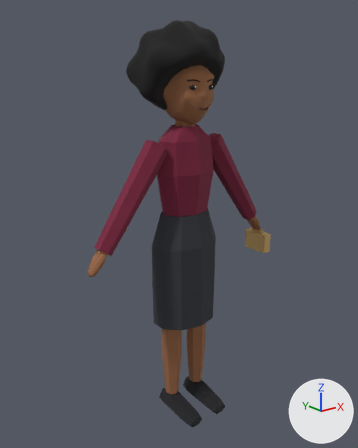
Two versions of the glTF model apps/client/public/assets/shared/chr/chr_ngozi.glb, one commit apart.
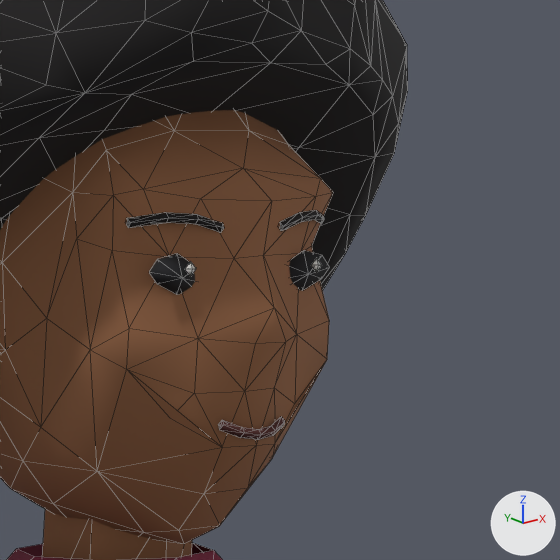
Old and new are each drawn whole from a 50 mm camera at (-1.394, -1.713, 0.721) aimed at (-0.01, 0.016, 0.029) and again close up on the part from 47% to 69% of the width and 11% to 28% of the height. The axes (+X, +Y, +Z) are drawn at lower right. The lights are the same throughout. The older version's two pictures come first. The close-ups show mesh edges as thin lines. Vertices at exactly the same position are counted once.

Names of what the first close-up shows: 'body'.
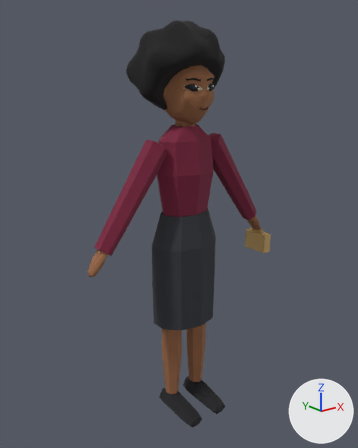
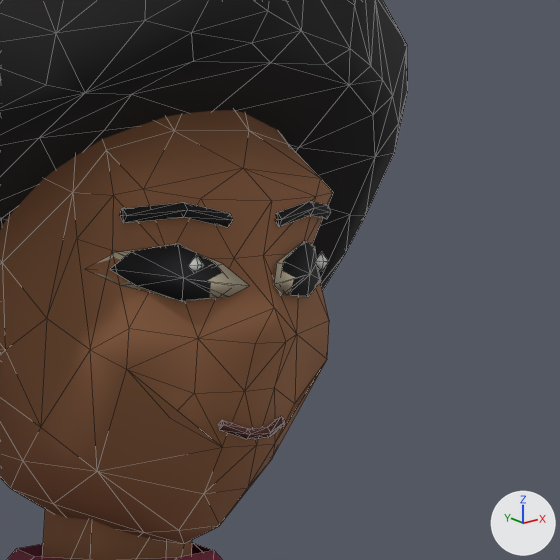
Patch to the scene script:
```diff
--- a/apps/client/public/assets/shared/chr/chr_ngozi.glb.py
+++ b/apps/client/public/assets/shared/chr/chr_ngozi.glb.py
@@ me_body @@
 # used by ob_body; location = (0.0, 0.0, 0.0)
-me_body.from_pydata(...)  # 911 vertices, 1672 faces; spans x -0.51..0.51, y -0.23..0.22, z -0.91..0.91
+me_body.from_pydata(...)  # 919 vertices, 1680 faces; spans x -0.51..0.51, y -0.23..0.22, z -0.91..0.91
+# me_body part 1: the loose piece of 10 vertices spanning x 0.01..0.05, y -0.14..-0.13, z 0.64..0.66 is copied, and the copy is multiplied about its middle by the matrix ((1.447, -0.704, -0.045), (0.703, 1.433, 0.209), (-0.052, -0.208, 1.596)); it spans x 0.0..0.06, y -0.15..-0.11, z 0.63..0.66
+# me_body part 2
+# 45 vertices are removed from x -0.08..0.06, y -0.16..-0.12, z 0.56..0.68
+# 141 faces are deleted
+# 6 vertices move from x -0.04..0.03, y -0.14, z 0.65..0.68 to x -0.04..0.03, y -0.15..-0.14, z 0.65..0.68
+# 43 vertices are added at x -0.1..0.07, y -0.15..-0.1, z 0.56..0.69
+# 133 new faces join them
 me_body.materials.append(mat_body)
```

Location of each change, (x1, y1, x2, y2) in pixels of the close-ups (560 x 560 px; the box of a moved part takes in the faces that stretch with it):
part 1 of me_body, added: after (282, 241, 321, 297)
part 2 of me_body, moved or reshaped: before (126, 210, 329, 440); after (95, 201, 331, 439)
